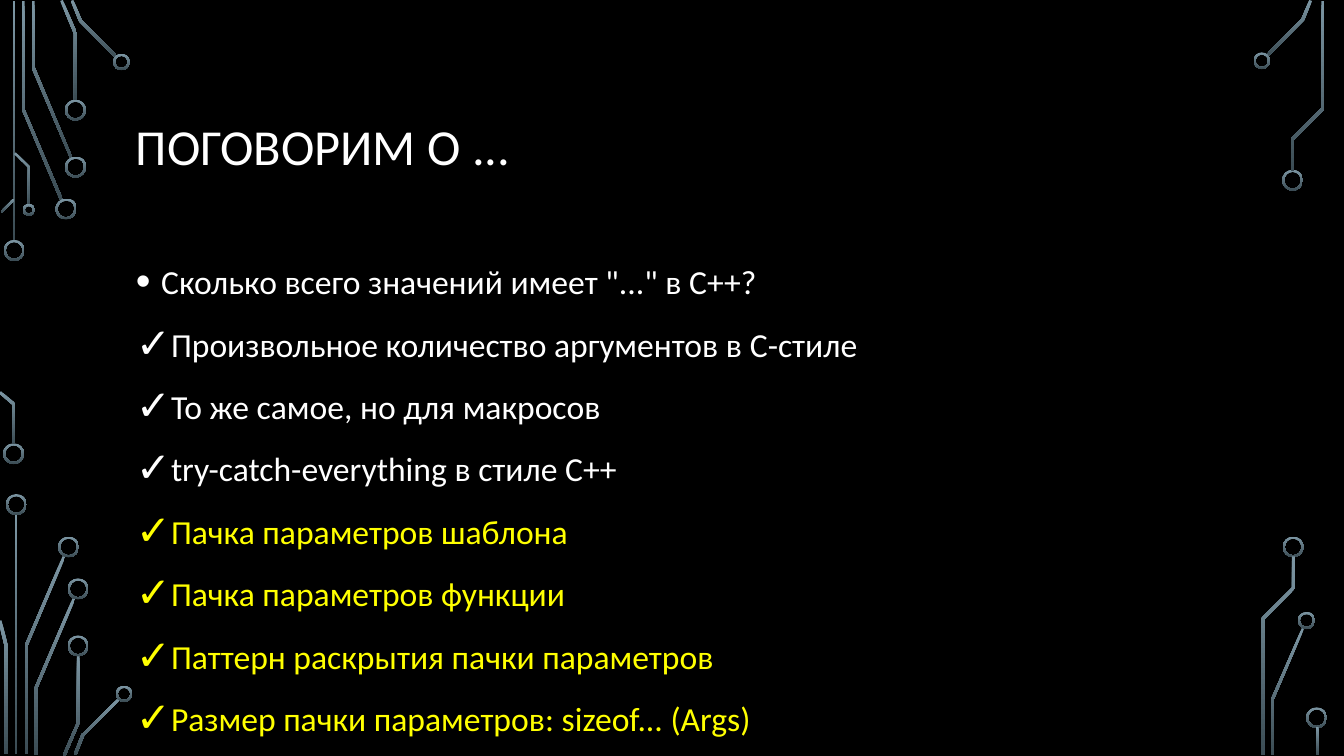
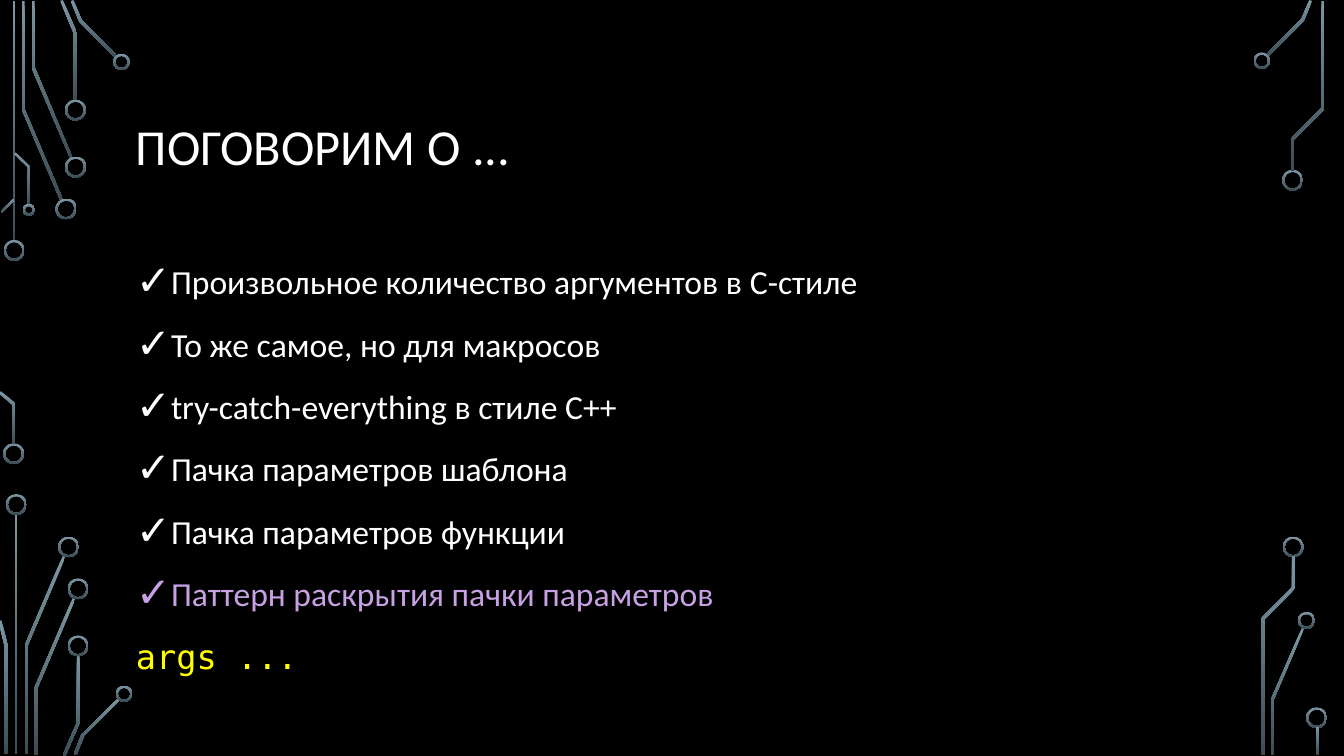
Before and after one commit to MIPT-ILab/cpp-lects-rus, a slide deck: slide 9 of slides/lec2-6-variadics.pptx (slide 8 before the commit). Drawn at 1344x756 pixels with LibreOffice and Linux fonts; fonts in the diff are those of the drawing; background and template pictures are left out. Boxes give left, top, right and bottom in pixels: in the first picture for what was removed or moved away, otherwise in the second. Text is boxed around its words. In the diff, an @@ line names an element or a change of style, - is before the commit and + after.

```diff
--- a/slides/lec2-6-variadics.pptx
+++ b/slides/lec2-6-variadics.pptx
@@ text at (161, 271, 756, 295): paragraph removed @@
-• Сколько всего значений имеет "..." в C++?
@@ text at (171, 458, 713, 612): text colour #FFFF00 to #FFFFFF in "Пачка параметров шаблона", "Пачка параметров функции"; text colour #FFFF00 to #C7A1E3 in "Паттерн раскрытия пачки параметров" @@
@@ text at (136, 650, 217, 676): text changed; font Calibri to DejaVu Sans Mono @@
-✓ Размер пачки параметров: sizeof... (Args)
+args ...
```
Also in this commit, not shown: 11 other slides changed, 31 slides added, 4 other files.
